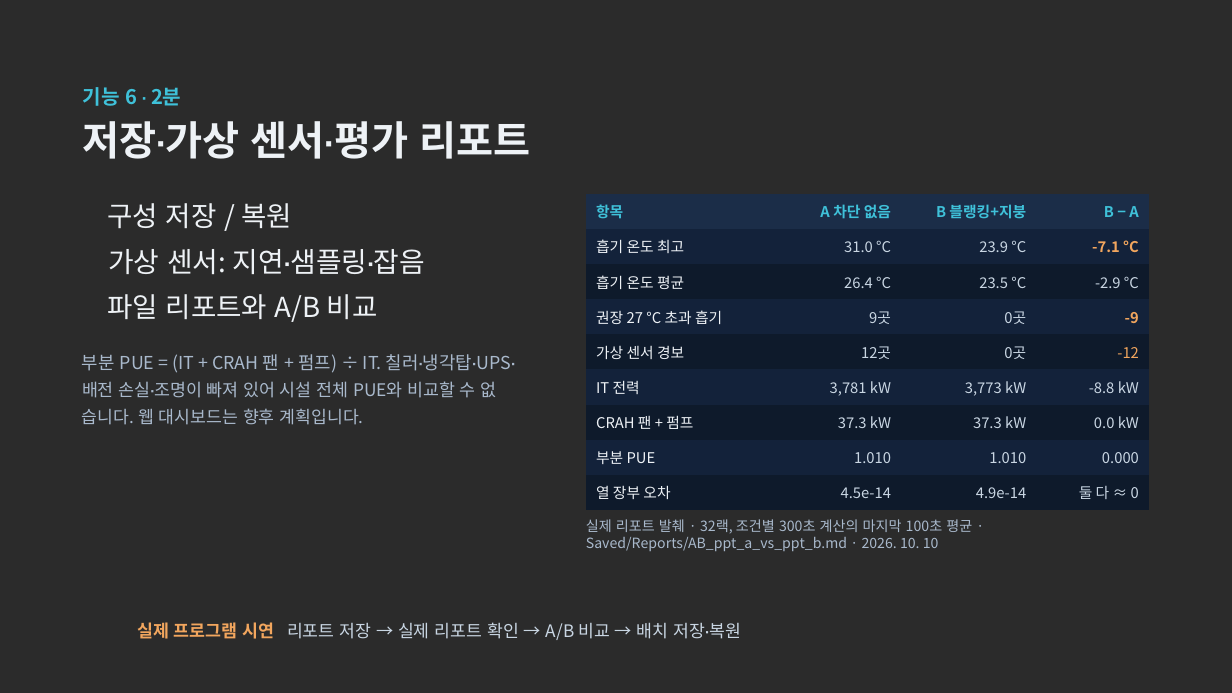
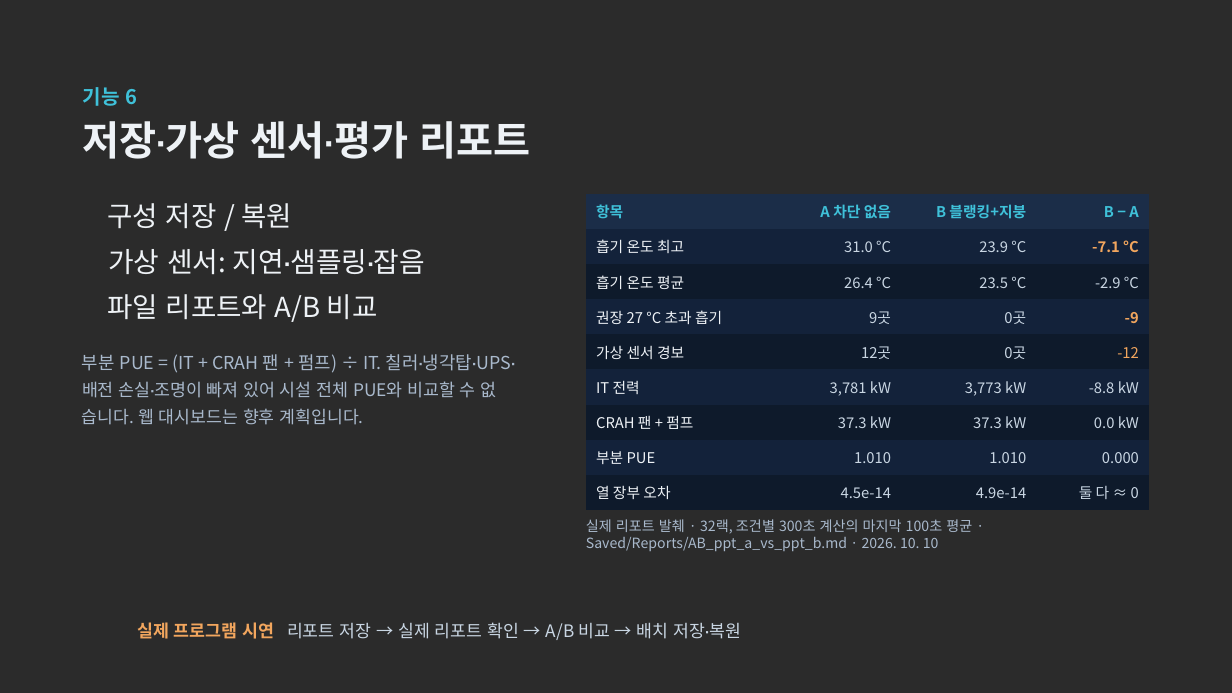
Before and after one commit to dongkimyeon/VRG_TermProj, a slide deck: slide 10 of Presentation/AI 데이터센터 냉각 디지털 트윈 — 중간발표 (편집용).pptx (slide 9 before the commit). Drawn at 1232x693 pixels with LibreOffice and Linux fonts; fonts in the diff are those of the drawing; background and template pictures are left out; a plain dark background stands for a picture behind light text. Boxes give left, top, right and bottom in pixels: in the first picture for what was removed or moved away, otherwise in the second. Text is boxed around its words. In the diff, an @@ line names an element or a change of style, - is before the commit and + after.

```diff
--- a/Presentation/AI 데이터센터 냉각 디지털 트윈 — 중간발표 (편집용).pptx
+++ b/Presentation/AI 데이터센터 냉각 디지털 트윈 — 중간발표 (편집용).pptx
@@ text at [83, 87, 137, 106]: text changed @@
-기능 6 · 2분
+기능 6
```
Also in this commit, not shown: 5 other slides changed, 1 slide added, 3 other files.
